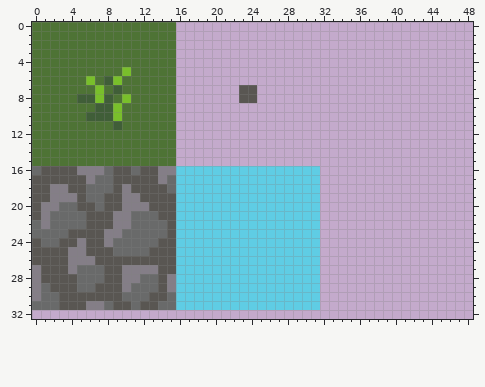
Pixel-art sprite, stored at assets/floor_tiles.png. Above: the version before the commit.
The file is 64x64 pixels. Shown: x 0..48, y 0..32.
And afterwards:
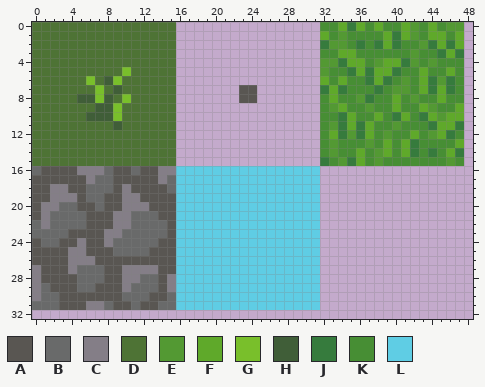
Palette (. is transparent): A #595652  B #696a6a  C #847e87  D #4e7335  E #539933  F #5fa92a  G #79bf2b  H #405e38  J #367b3d  K #478e34  L #5fcde4
Edits made:
Changed rows in their new state; - is an unchanged pixel.
first column x 32:
 0 KKFJFKFKKFEKFKEE
 1 FKEKKKKFJFEKFFKF
 2 JEEKJKJFJKKEJFJF
 3 KKFFKKKKKKEKKJFJ
 4 EEJFFKEFFJEKEKKK
 5 EKKJFJFFJKKFKKFK
 6 FKFKKJFJKEKFJEJK
 7 JFJKKKJKEEKFJFJK
 8 KFKKEJKKFKEKKFKK
 9 KEFKKEKKFKKFEKKF
10 KKJFKKFKJFKJFEFF
11 KEJFJFKKEKKKJFFJ
12 KFJEJFKEKKFKEFJK
13 KEKKKEKFKFJKKKKF
14 KEKKFKEFKFJKJKFJ
15 JKEJFKEKKKKKKKEK
Changed places in both pictures, as pixel boxes (x1, y1, x2, y2):
added: (320, 22, 464, 166)
